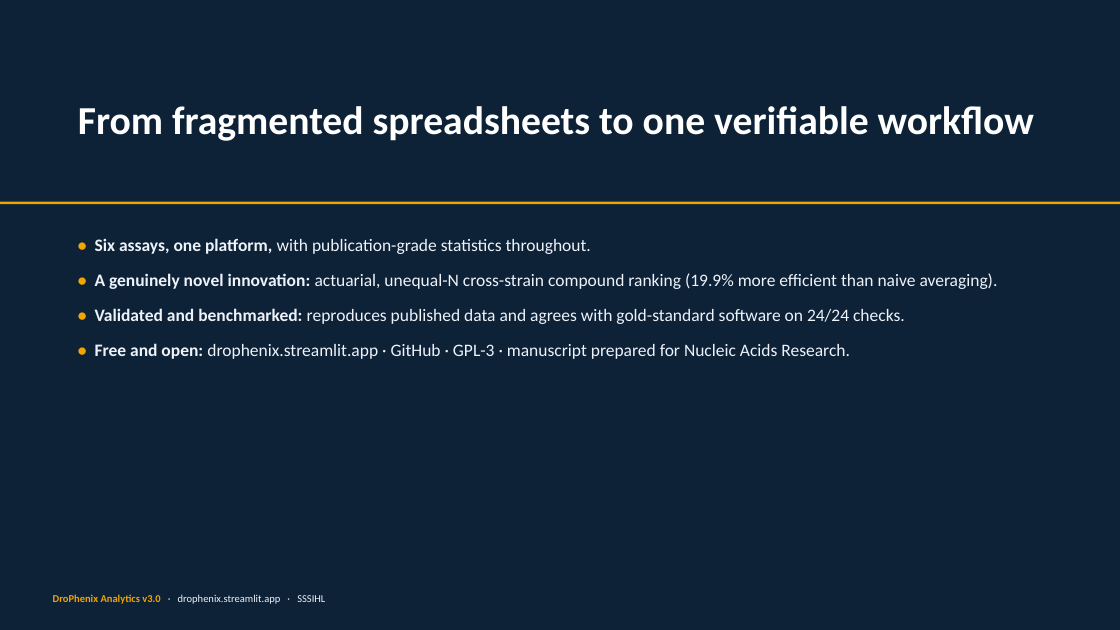
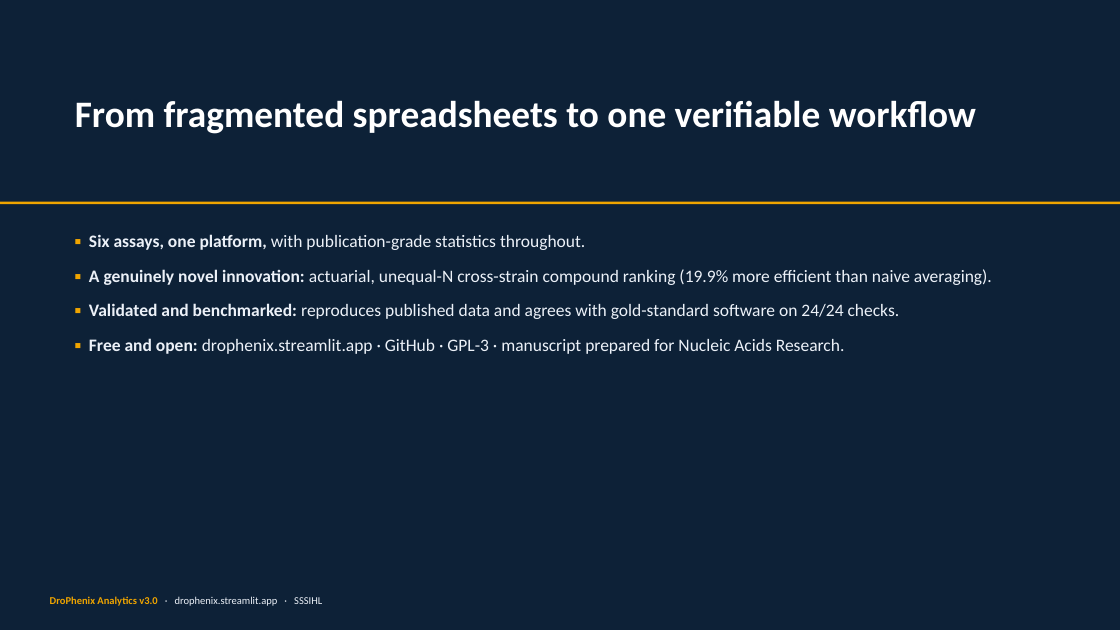
Before and after one commit to krishna-g-999/DroPhenix, a slide deck: slide 24 of manuscript/DroPhenix_presentation.pptx (slide 14 before the commit). Drawn at 1120x630 pixels with LibreOffice and Linux fonts; fonts in the diff are those of the drawing. Boxes give left, top, right and bottom in pixels: in the first picture for what was removed or moved away, otherwise in the second. Text is boxed around its words. In the diff, an @@ line names an element or a change of style, - is before the commit and + after.

```diff
--- a/manuscript/DroPhenix_presentation.pptx
+++ b/manuscript/DroPhenix_presentation.pptx
@@ text "From fragmented spreadsheets to one ..." at [75,100,976,134]: size 34 to 32 pt @@
@@ text at [89,234,992,354]: text changed; text colour #EEF2F9 to #ECF1F8 @@
-• Six assays, one platform, with publication-grade statistics throughout.
-• A genuinely novel innovation: actuarial, unequal-N cross-strain compound ranking (19.9% more efficient than naive averaging).
-• Validated and benchmarked: reproduces published data and agrees with gold-standard software on 24/24 checks.
-• Free and open: drophenix.streamlit.app · GitHub · GPL-3 · manuscript prepared for Nucleic Acids Research.
+▪ Six assays, one platform, with publication-grade statistics throughout.
+▪ A genuinely novel innovation: actuarial, unequal-N cross-strain compound ranking (19.9% more efficient than naive averaging).
+▪ Validated and benchmarked: reproduces published data and agrees with gold-standard software on 24/24 checks.
+▪ Free and open: drophenix.streamlit.app · GitHub · GPL-3 · manuscript prepared for Nucleic Acids Research.
@@ text "DroPhenix Analytics v3.0 · drophenix.streamlit.app ..." at [50,596,322,606]: text colour #EEF2F9 to #ECF1F8 in "· drophenix.streamlit.app · SSSIHL" @@
```
Also in this commit, not shown: 9 other slides changed, 14 slides added, 4 slides removed, 3 other files.
